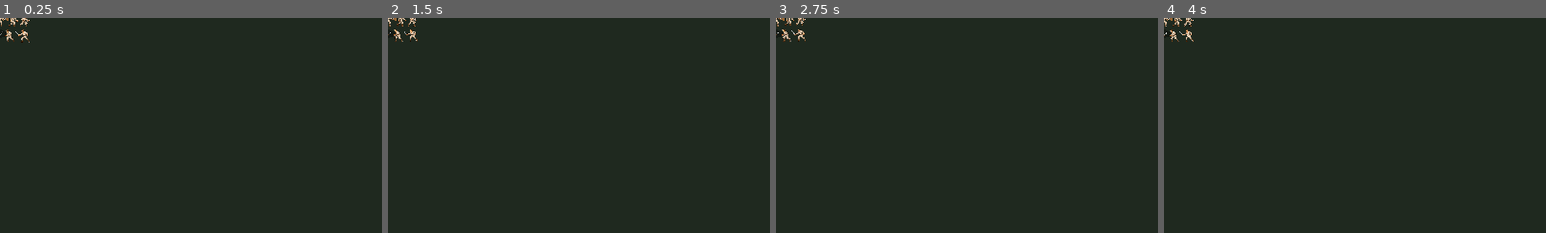
Above: before the commit, frames 1-4 (left to right).
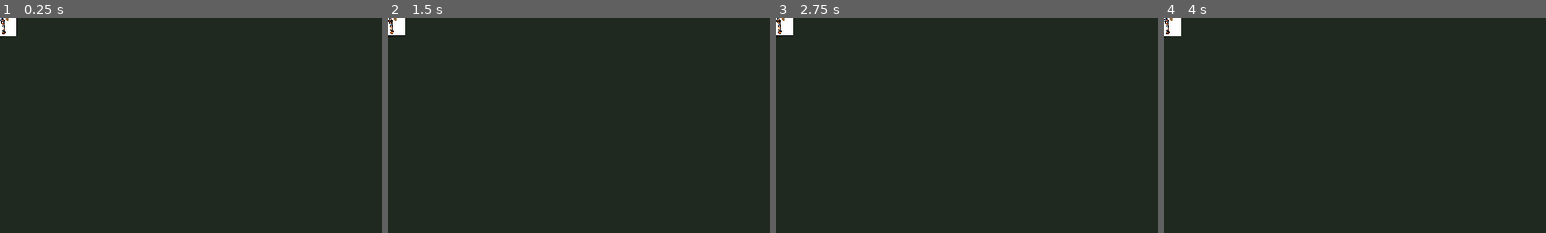
Above: after the commit, the same moments.

Repository: monohromevseev-collab/lineage-2d
Game: Godot game, scene res://scenes/character_visual.tscn
Same seed, same stepped clock (60 frames per second), same inputs: the game is played once before the commit and once after it. This scene is started directly instead of the project's main scene.
Inputs (mouse positions are % of the whole screen's width and height, from its top left):
- Up to frame 1 (0.25 s): no input
- Up to frame 2 (1.5 s): tap Enter at 0.5 s; move the mouse to (72, 45) at 0.52 s; hold D (move_right) 0.53-1.28 s; tap E (pickup) at 0.6 s; click (72, 45) at 0.67 s; tap Space at 1.25 s; move the mouse to (30, 55) at 1.27 s; hold S (move_down) from 1.28 s (still down); tap F (attack) at 1.35 s
- Up to frame 3 (2.75 s): tap E (pickup) at 1.55, 2.3 s; tap Enter at 2 s; move the mouse to (60, 28) at 2.02 s; release S (move_down) at 2.03 s; hold D (move_right) from 2.03 s (still down); hold Tab (cycle_target) from 2.03 s (still down)
- Up to frame 4 (4 s): tap Space at 2.75 s; move the mouse to (45, 70) at 2.77 s; release D (move_right) at 2.78 s; release Tab (cycle_target) at 2.78 s; hold W (move_up) 2.78-3.53 s; tap R (equip_best) at 2.85 s; click (45, 70) at 2.92 s; tap E (pickup) at 3.05, 3.6 s; tap Enter at 3.5 s; move the mouse to (80, 65) at 3.52 s; hold A (move_left) from 3.53 s (still down)
The pictures show only the part of the screen within x 0-50%, y 0-50%; the shares and areas given below are measured in that part.

The runs differ from the first frame. In frame 1, 0.5% of the frame differs, in the area x 0-8%, y 0-12%; in frame 2, 0.5%; in frame 3, 0.5%; in frame 4, 0.5%.

Commit message:
Polish Human Fighter pixels and stack Adena drops
Replace muddy starter sheets with high-contrast silver/teal/gold
pixel fighters. Adena now drops as one pile with amount and stacks
into a single bag slot with a count badge.

Co-authored-by: monohromevseev-collab <monohromevseev-collab@users.noreply.github.com>

Diff:
--- a/data/data_registry.gd
+++ b/data/data_registry.gd
@@ -102,12 +102,14 @@
 
 
 ## HF death-drop: each group rolls independently; one item picked by weight inside the group.
+## Returns Array of { "item_id": String, "count": int } — Adena (57) is always one stacked entry.
 static func roll_drops(npc_id: String) -> Array:
 	ensure_loaded()
 	var key := resolve_id(npc_id)
 	var doc: Dictionary = drops.get(key, {})
 	var groups: Array = doc.get("groups", [])
 	var out: Array = []
+	var adena_total := 0
 	for g in groups:
 		var gchance := float(g.get("chance", 0.0))
 		# L2J group chance is 0–100 percent.
@@ -126,10 +128,15 @@
 		for it in pool:
 			acc += float(it.get("chance", 0.0))
 			if roll <= acc:
+				var item_id := str(it.get("item_id", ""))
 				var mn := int(it.get("min", 1))
 				var mx := int(it.get("max", 1))
 				var qty := mn if mx <= mn else randi_range(mn, mx)
-				for _i in range(qty):
-					out.append(str(it.get("item_id", "")))
+				if item_id == "57":
+					adena_total += qty
+				elif item_id != "":
+					out.append({"item_id": item_id, "count": qty})
 				break
+	if adena_total > 0:
+		out.append({"item_id": "57", "count": adena_total})
 	return out
--- a/data/quest_engine.gd
+++ b/data/quest_engine.gd
@@ -31,8 +31,12 @@
 
 
 static func give_item(player: Node, item_id: String, count: int = 1) -> void:
+	# Adena is a single wallet counter + one bag slot (not N coin entries).
+	if item_id == "57":
+		give_adena(player, count)
+		return
 	# Stack high-count etc items (Soulshots) so the bag UI stays usable.
-	if item_id == "5789" or item_id == "57":
+	if item_id == "5789":
 		var key := "stack_%s" % item_id
 		player.quests[key] = int(player.quests.get(key, 0)) + count
 		if not has_item(player, item_id):
@@ -43,9 +47,35 @@
 
 
 static func give_adena(player: Node, amount: int) -> void:
+	if amount < 0:
+		return
 	if not player.quests.has("adena"):
 		player.quests["adena"] = 0
-	player.quests["adena"] = int(player.quests["adena"]) + amount
+	# Collapse legacy per-coin bag rows into one wallet counter.
+	var loose := 0
+	var i := 0
+	while i < player.inventory.size():
+		if str(player.inventory[i]) == "57":
+			player.inventory.remove_at(i)
+			loose += 1
+		else:
+			i += 1
+	var wallet := int(player.quests["adena"])
+	# Loose rows from old loot never touched the wallet — fold them in once.
+	# While a single display slot exists with wallet>0, loose==1 is just that slot.
+	if loose > 0:
+		if wallet <= 0:
+			wallet += loose
+		elif loose > 1:
+			wallet += loose - 1
+	wallet += amount
+	player.quests["adena"] = wallet
+	if wallet > 0:
+		player.inventory.append("57")
+
+
+static func adena_count(player: Node) -> int:
+	return int(player.quests.get("adena", 0))
 
 
 static func objective_text(player: Node) -> String:
--- a/scripts/character_visual.gd
+++ b/scripts/character_visual.gd
@@ -58,8 +58,9 @@
 	_sprite = Sprite2D.new()
 	_sprite.name = "PixelBody"
 	_sprite.centered = true
-	_sprite.position = Vector2(0, -8)
+	_sprite.position = Vector2(0, -6)
 	_sprite.texture_filter = CanvasItem.TEXTURE_FILTER_NEAREST
+	_sprite.scale = Vector2(0.85, 0.85)
 	add_child(_sprite)
 	_wing = Polygon2D.new()
 	_wing.name = "Wing"
--- a/scripts/game_world.gd
+++ b/scripts/game_world.gd
@@ -292,7 +292,7 @@
 	for n in npcs.get_children():
 		_spawn_npc.rpc_id(id, n.npc_id, n.position)
 	for d in loot.get_children():
-		_spawn_loot.rpc_id(id, d.drop_id, d.item_id, d.position)
+		_spawn_loot.rpc_id(id, d.drop_id, d.item_id, d.position, int(d.count) if "count" in d else 1)
 	var pos := _next_spawn()
 	var pname: String = str(_pending_names.get(id, "Player-%s" % id))
 	_spawn_player.rpc(id, pos, pname, {})
@@ -473,14 +473,14 @@
 
 
 @rpc("authority", "call_local", "reliable")
-func _spawn_loot(drop_id: int, item_id: String, pos: Vector2) -> void:
+func _spawn_loot(drop_id: int, item_id: String, pos: Vector2, amount: int = 1) -> void:
 	var key := "drop_%s" % drop_id
 	if loot.get_node_or_null(key):
 		return
 	var d: Node = LOOT_SCENE.instantiate()
 	d.name = key
 	loot.add_child(d, true)
-	d.setup(drop_id, item_id, pos)
+	d.setup(drop_id, item_id, pos, amount)
 
 
 @rpc("authority", "call_local", "reliable")
@@ -607,7 +607,10 @@
 
 @rpc("authority", "call_local", "reliable")
 func _fx_loot(peer_id: int, item_id: String) -> void:
-	_push_log("%s looted %s" % [_name_of(peer_id), Items.display_name(item_id)])
+	var shown := item_id
+	if not item_id.begins_with("Adena"):
+		shown = Items.display_name(item_id)
+	_push_log("%s looted %s" % [_name_of(peer_id), shown])
 
 
 @rpc("authority", "call_local", "reliable")
@@ -673,16 +676,22 @@
 
 
 func _roll_loot(mob: Node) -> void:
-	# HF group-chance drop roll (Adena + equippables; herbs/materials filtered at ingest).
+	# HF group-chance drop roll — Adena comes as one stacked pile with count.
 	var dropped: Array = DataRegistry.roll_drops(str(mob.template_id))
-	for item_id_v in dropped:
-		var item_id: String = str(item_id_v)
+	for entry_v in dropped:
+		var item_id := ""
+		var count := 1
+		if typeof(entry_v) == TYPE_DICTIONARY:
+			item_id = str(entry_v.get("item_id", ""))
+			count = maxi(1, int(entry_v.get("count", 1)))
+		else:
+			item_id = str(entry_v)
 		if item_id == "":
 			continue
 		var drop_id := _next_drop_id
 		_next_drop_id += 1
 		var pos: Vector2 = mob.position + Vector2(randf_range(-18, 18), randf_range(-12, 12))
-		_spawn_loot.rpc(drop_id, item_id, pos)
+		_spawn_loot.rpc(drop_id, item_id, pos, count)
 
 
 func server_try_pickup(peer_id: int) -> void:
@@ -698,8 +707,12 @@
 			best = d
 	if best == null:
 		return
-	player.add_loot_item(best.item_id)
-	_fx_loot.rpc(peer_id, best.item_id)
+	var amt: int = int(best.count) if "count" in best else 1
+	player.add_loot_item(best.item_id, amt)
+	var fx_name := best.item_id
+	if best.item_id == "57":
+		fx_name = "Adena ×%d" % amt
+	_fx_loot.rpc(peer_id, fx_name)
 	_remove_loot.rpc(best.drop_id)
 
 
--- a/scripts/loot_drop.gd
+++ b/scripts/loot_drop.gd
@@ -7,18 +7,39 @@
 
 var drop_id: int = 0
 var item_id: String = ""
+var count: int = 1
 var ttl: float = 120.0
 
 
-func setup(id: int, item: String, pos: Vector2) -> void:
+func setup(id: int, item: String, pos: Vector2, amount: int = 1) -> void:
 	drop_id = id
 	item_id = item
+	count = maxi(1, amount)
 	position = pos
 	var Items := preload("res://data/items.gd")
-	label.text = Items.display_name(item)
+	var base_name := Items.display_name(item)
+	if item == "57":
+		label.text = "%s ×%d" % [base_name, count]
+	elif count > 1:
+		label.text = "%s ×%d" % [base_name, count]
+	else:
+		label.text = base_name
 	var it: Dictionary = Items.get_item(item)
 	var slot: String = str(it.get("slot", ""))
 	var tier: int = int(it.get("visual", {}).get("tier", 0)) if typeof(it.get("visual", {})) == TYPE_DICTIONARY else 0
+	if item == "57":
+		# Single gold coin pile — size scales slightly with amount.
+		var s := 1.0 + clampf(log(float(count) + 1.0) / 8.0, 0.0, 0.6)
+		icon.color = Color(0.95, 0.82, 0.25)
+		icon.polygon = PackedVector2Array([
+			Vector2(0, -10 * s), Vector2(9 * s, -3 * s), Vector2(9 * s, 6 * s),
+			Vector2(0, 10 * s), Vector2(-9 * s, 6 * s), Vector2(-9 * s, -3 * s),
+		])
+		glow.color = Color(1.0, 0.88, 0.3, 0.4)
+		glow.polygon = PackedVector2Array([
+			Vector2(0, -16 * s), Vector2(14 * s, 0), Vector2(0, 16 * s), Vector2(-14 * s, 0),
+		])
+		return
 	match slot:
 		"weapon":
 			icon.color = Color(0.85, 0.85, 0.9) if tier >= 2 else (Color(0.8, 0.55, 0.25) if tier == 1 else Color(0.6, 0.4, 0.2))
--- a/scripts/player.gd
+++ b/scripts/player.gd
@@ -327,8 +327,16 @@
 	return {"leveled": leveled, "level": level, "xp": xp}
 
 
-func add_loot_item(item_id: String) -> void:
-	inventory.append(item_id)
+func add_loot_item(item_id: String, count: int = 1) -> void:
+	## Adena stacks into wallet + one bag slot; other items append (SS via quest helper).
+	if item_id == "57":
+		QuestEngine.give_adena(self, maxi(1, count))
+		return
+	if item_id == "5789":
+		QuestEngine.give_item(self, item_id, maxi(1, count))
+		return
+	for _i in range(maxi(1, count)):
+		inventory.append(item_id)
 
 
 func _server_equip_item_id(item_id: String) -> void:
--- a/scripts/ui/game_hud.gd
+++ b/scripts/ui/game_hud.gd
@@ -52,6 +52,8 @@
 var _player_ref: WeakRef
 var _world_ref: WeakRef
 var _last_inv: Array = []
+var _last_adena: int = -1
+var _last_ss: int = -1
 
 
 func _ready() -> void:
@@ -482,7 +484,9 @@
 		_target_panel.visible = false
 
 	_quest_lbl.text = "Quest: %s" % QuestEngine.objective_text(player)
-	_adena_lbl.text = "Adena: %d" % int(player.quests.get("adena", 0))
+	var adena_now := int(player.quests.get("adena", 0))
+	_adena_lbl.text = "Adena: %d" % adena_now
+	var ss_now := int(player.quests.get("stack_5789", 0))
 
 	for slot in _equip_labels.keys():
 		var id: String = str(player.equipped.get(slot, ""))
@@ -491,9 +495,13 @@
 		icon.item_id = id
 		icon.queue_redraw()
 
-	if _inv_visible and str(player.inventory) != str(_last_inv):
+	var inv_dirty := str(player.inventory) != str(_last_inv) \
+		or adena_now != _last_adena or ss_now != _last_ss
+	if _inv_visible and inv_dirty:
 		_rebuild_inv_grid()
 	_last_inv = player.inventory.duplicate()
+	_last_adena = adena_now
+	_last_ss = ss_now
 	_minimap.queue_redraw()
 	if _fullmap_visible:
 		_fullmap.queue_redraw()
@@ -505,17 +513,30 @@
 	var p: Node = _player_ref.get_ref() if _player_ref else null
 	if p == null:
 		return
-	for item_id in p.inventory:
+	# Deduplicate bag display: Adena / Soulshots appear once with count badge.
+	var seen: Dictionary = {}
+	for item_id_v in p.inventory:
+		var item_id := str(item_id_v)
+		if seen.has(item_id):
+			continue
+		seen[item_id] = true
 		var btn: Button = IconSlot.new()
 		btn.custom_minimum_size = Vector2(44, 44)
 		btn.kind = "item"
-		btn.icon_id = str(item_id)
-		var tip := Items.display_name(str(item_id))
-		var stack_key := "stack_%s" % str(item_id)
-		if p.quests.has(stack_key):
-			tip = "%s x%d" % [tip, int(p.quests[stack_key])]
+		btn.icon_id = item_id
+		var tip := Items.display_name(item_id)
+		var count := 0
+		if item_id == "57":
+			count = int(p.quests.get("adena", 0))
+			tip = "%s ×%d" % [tip, count]
+		else:
+			var stack_key := "stack_%s" % item_id
+			if p.quests.has(stack_key):
+				count = int(p.quests[stack_key])
+				tip = "%s ×%d" % [tip, count]
+		btn.stack_count = count
 		btn.tooltip_text = tip
-		var captured := str(item_id)
+		var captured := item_id
 		btn.pressed.connect(func (): equip_item.emit(captured))
 		_inv_grid.add_child(btn)
 
--- a/scripts/ui/icon_slot.gd
+++ b/scripts/ui/icon_slot.gd
@@ -7,6 +7,7 @@
 var icon_id: String = "attack"
 var icon_enabled: bool = true
 var hotkey: String = ""
+var stack_count: int = 0  ## >1 shows count badge (Adena, Soulshots, …)
 
 
 func _draw() -> void:
@@ -17,3 +18,14 @@
 		ItemIcons.draw_skill(self, icon_id, r, icon_enabled)
 	if hotkey != "":
 		draw_string(ThemeDB.fallback_font, Vector2(6, 14), hotkey, HORIZONTAL_ALIGNMENT_LEFT, -1, 10, Color(1, 1, 1, 0.95))
+	if stack_count > 1:
+		var txt := str(stack_count)
+		if stack_count >= 10000:
+			txt = "%dk" % int(stack_count / 1000.0)
+		elif stack_count >= 1000:
+			txt = "%.1fk" % (stack_count / 1000.0)
+		var font := ThemeDB.fallback_font
+		var fs := 11
+		var tw := font.get_string_size(txt, HORIZONTAL_ALIGNMENT_LEFT, -1, fs).x
+		draw_string(font, Vector2(size.x - tw - 5, size.y - 6), txt, HORIZONTAL_ALIGNMENT_LEFT, -1, fs, Color(0, 0, 0, 0.85))
+		draw_string(font, Vector2(size.x - tw - 6, size.y - 7), txt, HORIZONTAL_ALIGNMENT_LEFT, -1, fs, Color(1.0, 0.95, 0.55))
Binary file changed: assets/characters/human-fighter-female-starter.jpg
Binary file changed: assets/characters/human-fighter-male-starter.jpg
Binary file changed: assets/characters/human_fighter_f.png
Binary file changed: assets/characters/human_fighter_m.png
